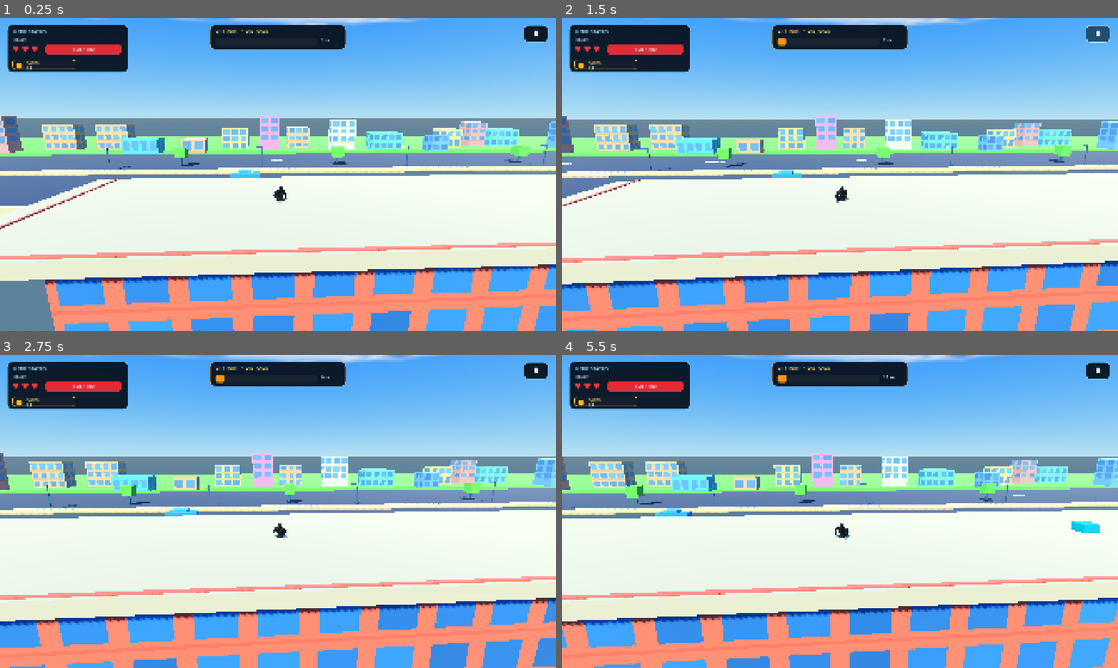
Above: before the commit, frames 1-4 (two rows, left to right).
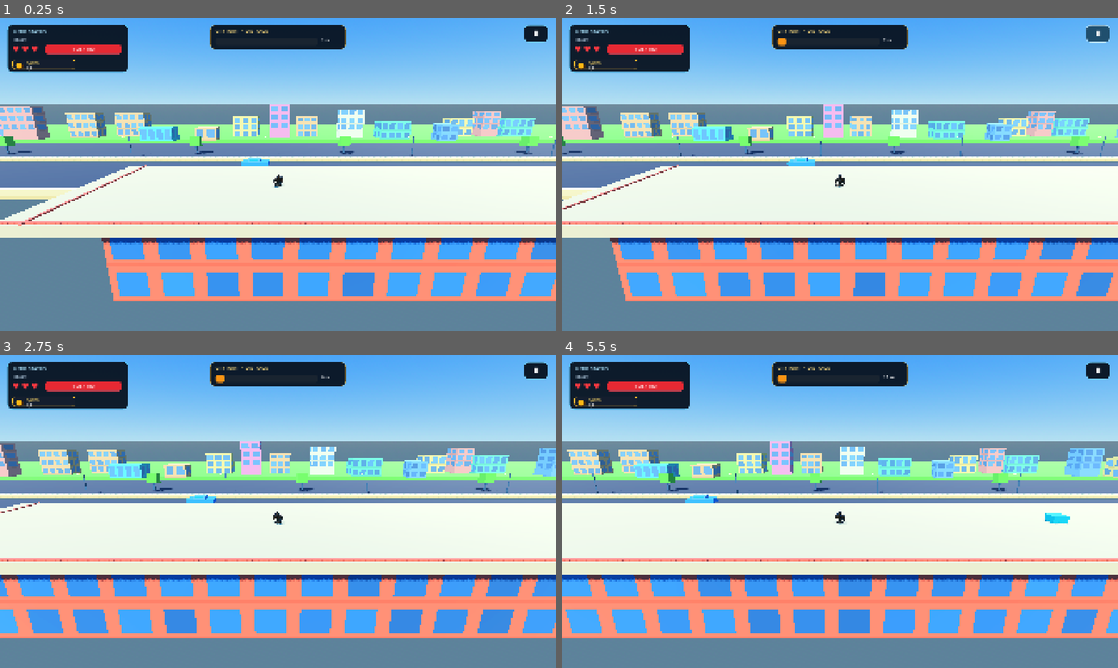
Above: after the commit, the same moments.

Repository: nnamdinwali/shadow-killer
Game: Godot game, scene res://node_3d.tscn
Same seed, same stepped clock (60 frames per second), same inputs: the game is played once before the commit and once after it.
Inputs (mouse positions are in pixels of both pictures, inside the frame that each line leads up to):
- Up to frame 1 (0.25 s): no input
- Up to frame 2 (1.5 s): click "Ⅱ" at 0.5 s; click "▶" at 1.25 s
- Up to frame 3 (2.75 s): click (139, 536) at 2 s
- Up to frame 4 (5.5 s): click (979, 536) at 2.75 s; click "Ⅱ" at 3.5 s; click "▶" at 4.25 s; click (701, 536) at 5 s

The runs differ from the first frame. In frame 1, 48% of the frame differs, in the area x 0-100%, y 0-100%; in frame 2, 50%; in frame 3, 50%; in frame 4, 51%.

Commit message:
Use fixed runner with scrolling rooftop world

Diff:
--- a/city_polish.gd
+++ b/city_polish.gd
@@ -10,6 +10,8 @@
 const LAND_X_MIN := -400.0
 const LAND_X_MAX := 9000.0
 const HAZE_COLOR := Color(0.78, 0.90, 1.0)
+const RUNNER_SCROLL_SPEED := 5.5
+const ROUTE_LOOP_LENGTH := 420.0
 
 ## The distant neighborhood moves slowly for subtle depth.
 const CLOUD_NODES := ["CloudLayerFar", "CloudLayerMid", "CloudLayerHigh"]
@@ -61,6 +63,12 @@
 	# Parallax only runs in the game, so the editor view stays put.
 	if Engine.is_editor_hint():
 		return
+	if generated_root != null:
+		# Move the world instead of the player. The animated runner stays framed,
+		# while moving StaticBody3D chunks still let the player fall through gaps.
+		generated_root.position.x -= RUNNER_SCROLL_SPEED * _delta
+		if generated_root.position.x <= -ROUTE_LOOP_LENGTH:
+			generated_root.position.x += ROUTE_LOOP_LENGTH
 	var cam := get_viewport().get_camera_3d()
 	if cam == null:
 		return
--- a/node_3d.tscn
+++ b/node_3d.tscn
@@ -105,10 +105,7 @@
 script = ExtResource("1_city_polish")
 
 [node name="Camera3D" type="Camera3D" parent="." unique_id=1217030010]
-transform = Transform3D(1, 0, 0, 0, 0.9659258, 0.25881904, 0, -0.25881904, 0.9659258, 24, 10.5, 17)
-script = ExtResource("4_camera")
-target_path = NodePath("../Runner")
-offset = Vector3(0, 4.5, 14)
+transform = Transform3D(1, 0, 0, 0, 0.9659258, 0.25881904, 0, -0.25881904, 0.9659258, 0, 10.5, 17)
 current = true
 fov = 62.0
 near = 0.1
--- a/player_controller.gd
+++ b/player_controller.gd
@@ -42,9 +42,9 @@
 			velocity.y = 0.0
 		double_jump_used = false
 
-	# Forward motion is real CharacterBody3D motion; the follow camera keeps
-	# the player framed while the city and rooftops pass behind him.
-	velocity.x = run_speed
+	# The player stays framed while the rooftop world scrolls underneath him.
+	# Gravity remains active, so missing a chunk makes him fall normally.
+	velocity.x = 0.0
 	move_and_slide()
 
 	if animation_player and not attack_locked and is_on_floor():
